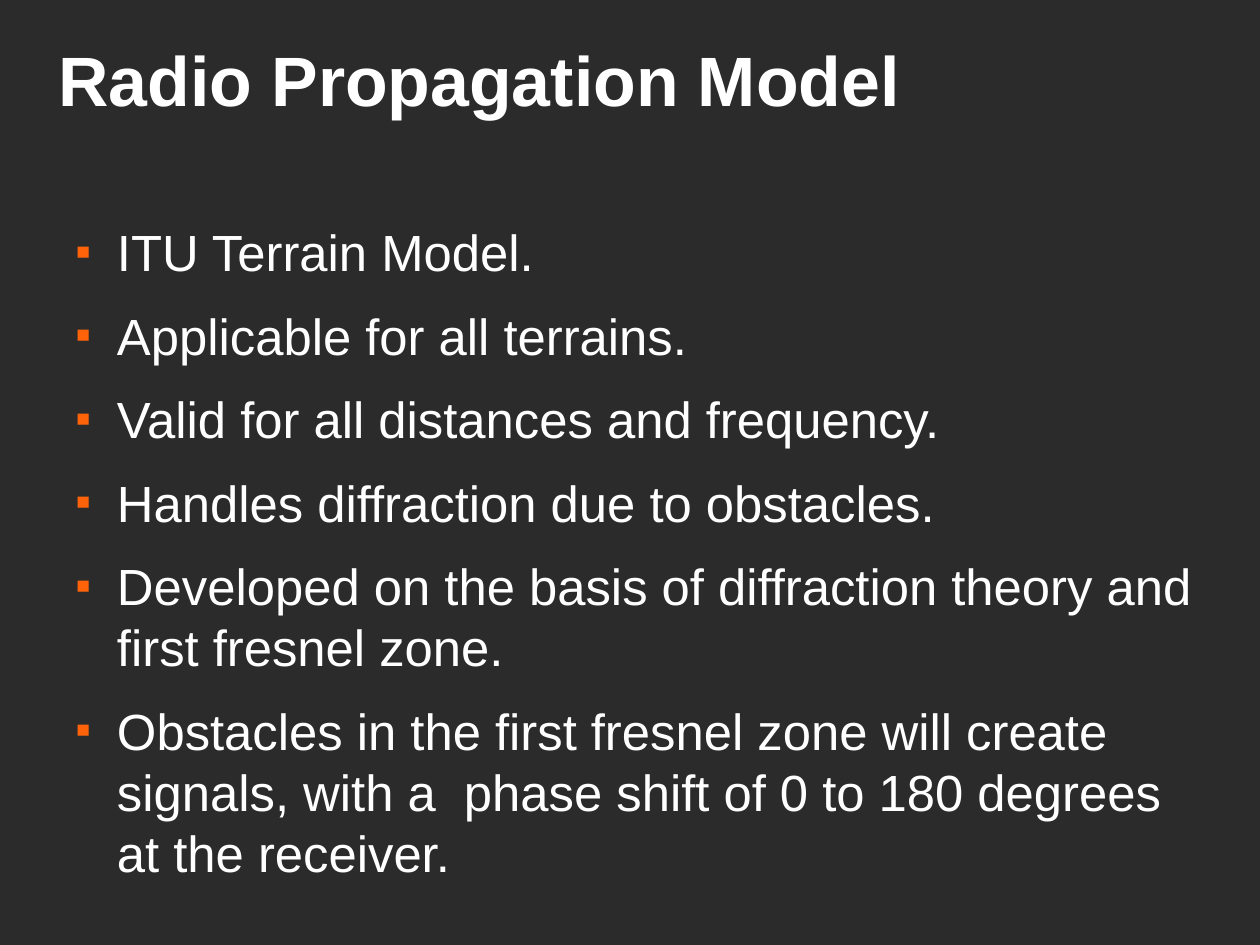
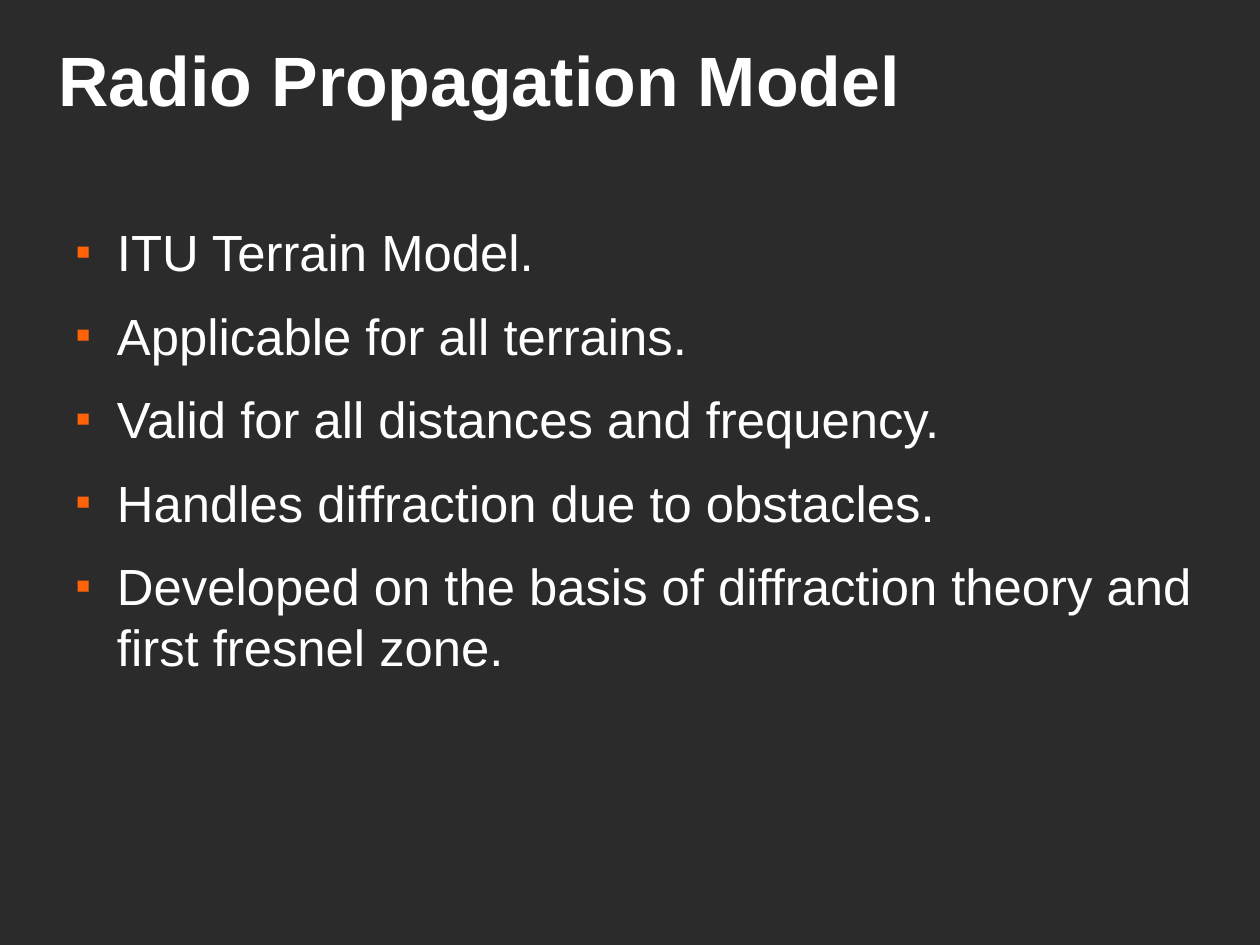
Before and after one commit to rahulaaj/Localization-of-Sensors, a slide deck: slide 3 of Document/presentation.odp. Drawn at 1260x945 pixels with LibreOffice and Linux fonts; fonts in the diff are those of the drawing; background and template pictures are left out; a plain dark background stands for a picture behind light text. Boxes give left, top, right and bottom in pixels: in the first picture for what was removed or moved away, otherwise in the second. Text is boxed around its words. In the diff, an @@ line names an element or a change of style, - is before the commit and + after.

```diff
--- a/Document/presentation.odp
+++ b/Document/presentation.odp
@@ text at box(117, 713, 1161, 821): paragraph removed @@
-■ Obstacles in the first fresnel zone will create signals, with a phase shift of 0 to 180 degrees at the receiver.
```
Also in this commit, not shown: 2 other slides changed, 5 other files.
